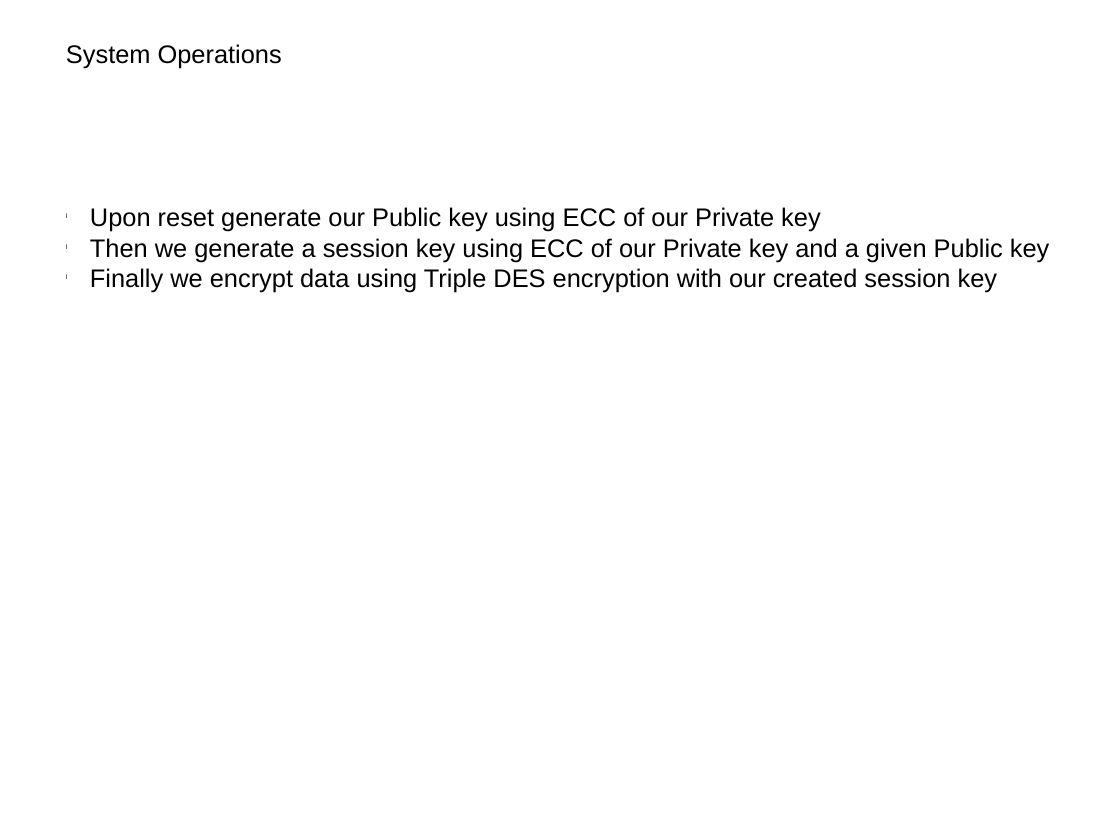
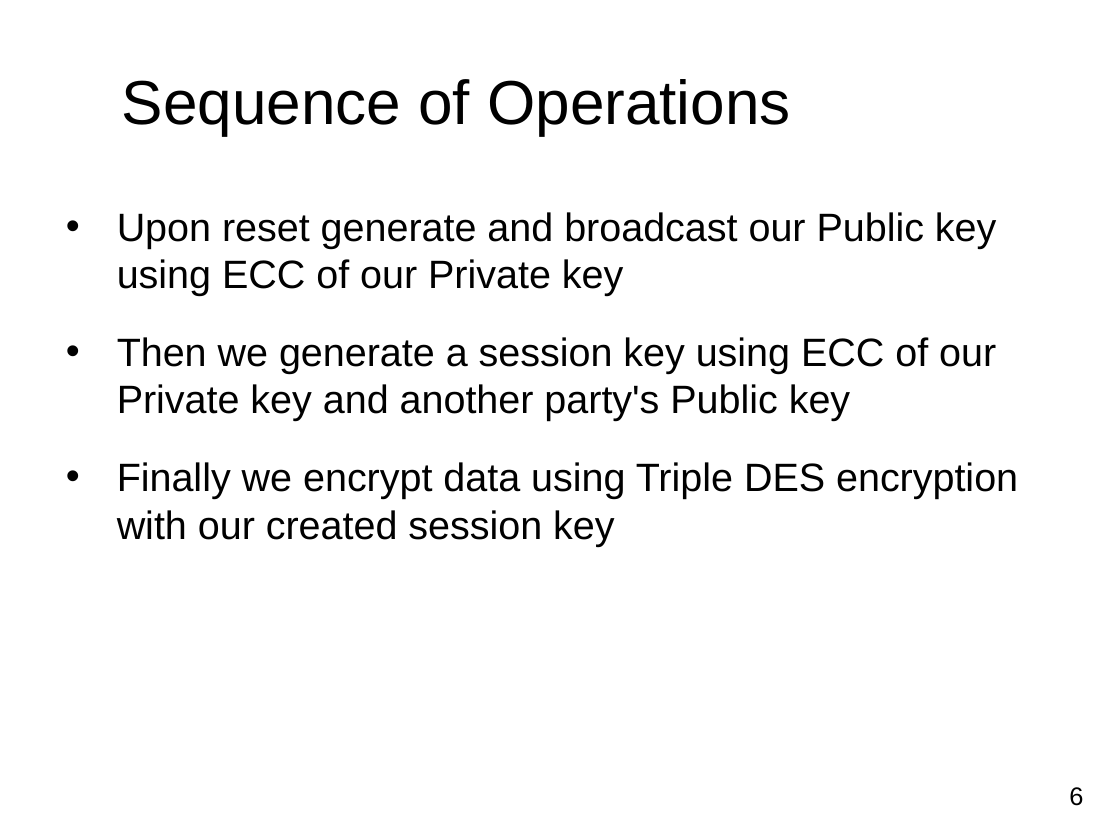
Before and after one commit to xzha/ECCDH3DES, a slide deck: slide 6 of docs/Final Presentation.pptx (slide 4 before the commit). Drawn at 1120x840 pixels with LibreOffice and Linux fonts; fonts in the diff are those of the drawing; background and template pictures are left out. Boxes give left, top, right and bottom in pixels: in the first picture for what was removed or moved away, otherwise in the second. Text is boxed around its words. In the diff, an @@ line names an element or a change of style, - is before the commit and + after.

```diff
--- a/docs/Final Presentation.pptx
+++ b/docs/Final Presentation.pptx
@@ text at (122, 79, 790, 135): text changed; size 18 to 44 pt @@
-System Operations
+Sequence of Operations
@@ text at (117, 212, 996, 421): text changed; size 18 to 28 pt @@
-l Upon reset generate our Public key using ECC of our Private key
-l Then we generate a session key using ECC of our Private key and a given Public key
+• Upon reset generate and broadcast our Public key using ECC of our Private key
+• Then we generate a session key using ECC of our Private key and another party's Public key
@@ text at (117, 462, 1018, 546): size 18 to 28 pt in "Finally we encrypt data using Triple DES ..."; bullet l to • @@
@@ text added at (1069, 787, 1083, 806), 18 pt, text #000000 @@
+6
```
Also in this commit, not shown: 24 other slides changed, 17 slides added, 6 slides removed, 1 other file.
